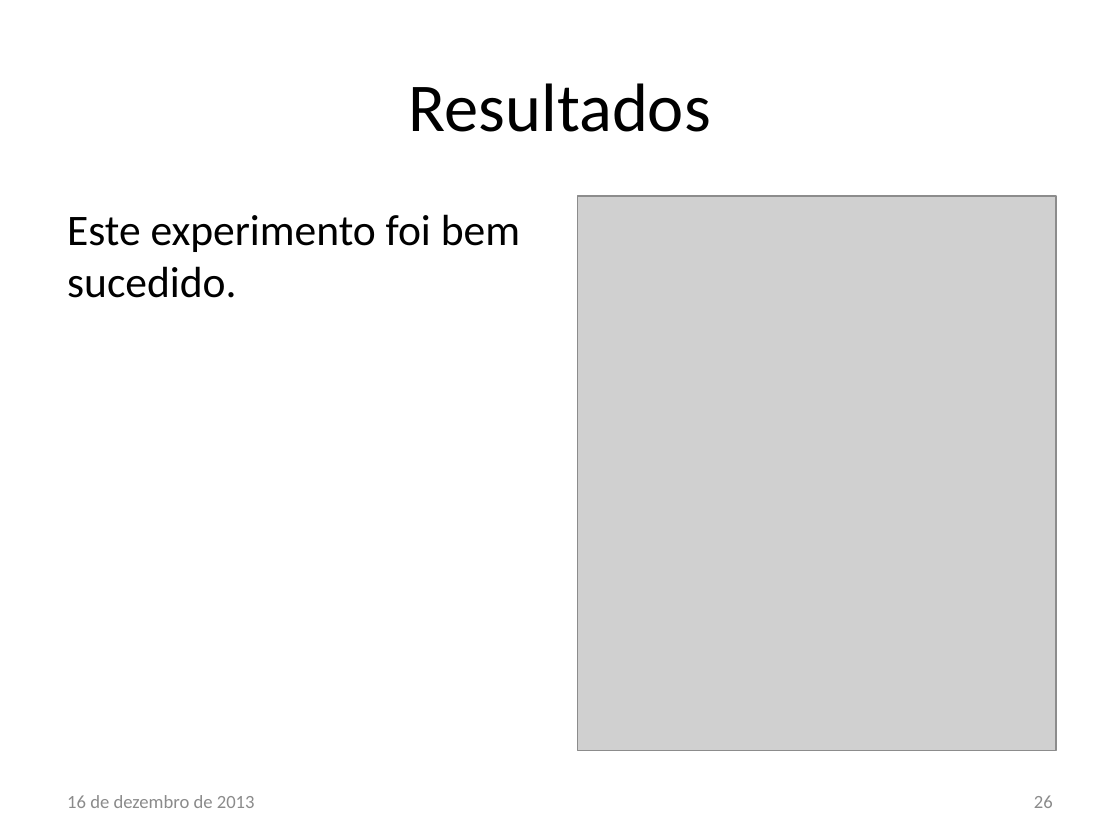
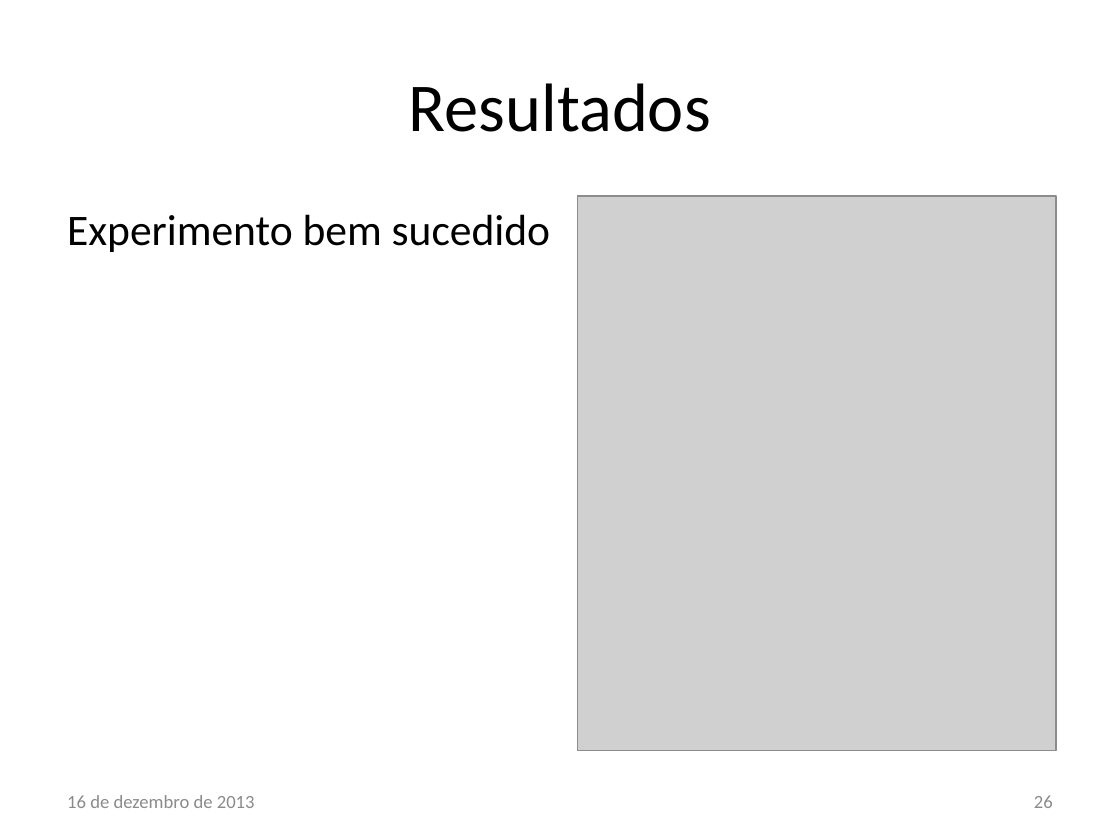
Before and after one commit to lsoliveira459/tg2, a slide deck: slide 26 of Apresentação/Estudo e Implementação de Reconfiguração Dinâmica.pptx. Drawn at 1120x840 pixels with LibreOffice and Linux fonts; fonts in the diff are those of the drawing; grey boxes stand for pictures; background and template pictures are left out. Boxes give left, top, right and bottom in pixels: in the first picture for what was removed or moved away, otherwise in the second. Text is boxed around its words. In the diff, an @@ line names an element or a change of style, - is before the commit and + after.

```diff
--- a/Apresentação/Estudo e Implementação de Reconfiguração Dinâmica.pptx
+++ b/Apresentação/Estudo e Implementação de Reconfiguração Dinâmica.pptx
@@ text at [67,214,550,252]: text changed @@
-Este experimento foi bem sucedido.
+Experimento bem sucedido
```
Also in this commit, not shown: 10 other slides changed, 2 slides added, 4 other files.
